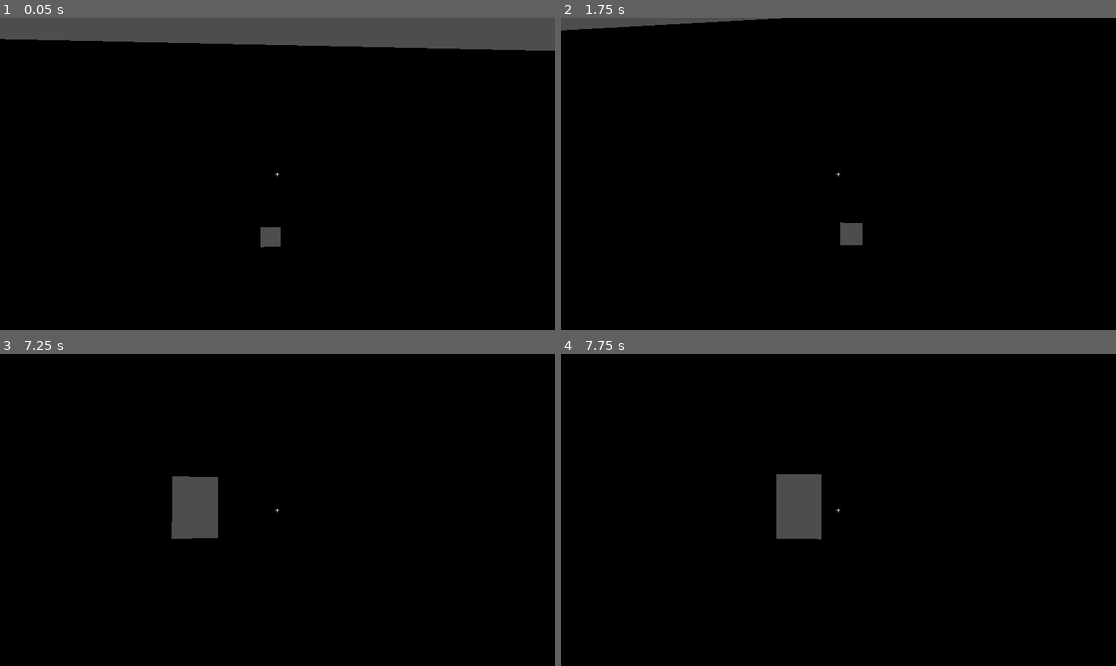
Above: before the commit, frames 1-4 (two rows, left to right).
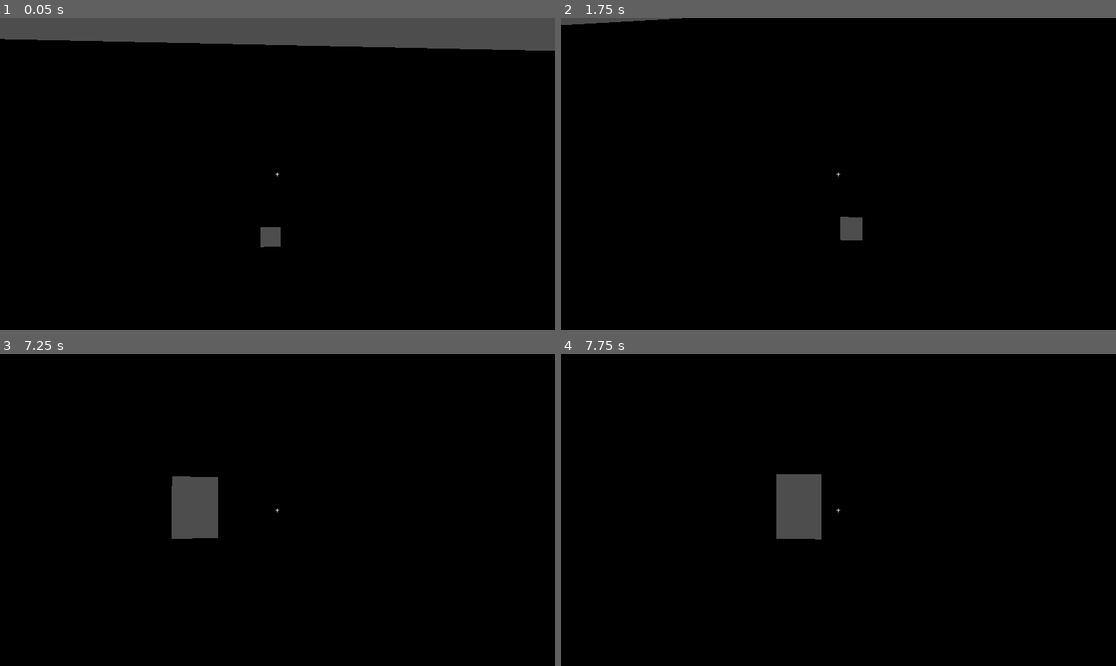
Above: after the commit, the same moments.

Repository: WildcatGameStudios/ScaryHouse
Game: Godot game, scene res://scenes/levels/wash_windows/level.tscn
The game is run twice, just before and just after one commit, with the same random seed, the same clock (stepped at 60 frames per second) and the same inputs. This scene is started directly instead of the project's main scene.
Inputs (mouse positions are in pixels of both pictures, inside the frame that each line leads up to):
- Up to frame 1 (0.05 s): no input
- Up to frame 2 (1.75 s): tap Enter at 0.5 s; move the mouse to (866, 174) at 0.52 s; hold W (move_forward) from 0.53 s (still down); tap E (e) at 0.6 s; tap Space (jump) at 0.77, 1.52 s; right-click (866, 174) at 0.8 s; move the mouse to (810, 174) at 1.27 s; right-click (810, 174) at 1.35 s; click (810, 174) at 1.55 s
- Up to frame 3 (7.25 s): move the mouse to (288, 503) at 2.02 s; click (288, 503) at 2.1 s; tap R (r) at 2.3, 2.85, 5.3, 6.6 s; tap Space (jump) at 2.75, 3.02, 3.77, 4.52, 5, 6.02, 6.77 s; move the mouse to (271, 516) at 2.77 s; tap E (e) at 3.05, 4.35, 6.05 s; tap Enter at 3.5 s; move the mouse to (316, 513) at 3.52 s; tap F (dash) at 3.6 s; right-click (316, 513) at 3.8 s; move the mouse to (233, 506) at 4.27 s; click (233, 506) at 4.55 s; move the mouse to (283, 510) at 5.02 s; right-click (283, 510) at 5.1 s; move the mouse to (255, 503) at 5.77 s; release W (move_forward) at 5.78 s; hold D (move_right) 5.78-6.53 s; click (255, 503) at 5.85 s; move the mouse to (305, 510) at 6.52 s; hold W (move_forward) from 6.53 s (still down); right-click (305, 510) at 6.8 s
- Up to frame 4 (7.75 s): keep holding W (move_forward); tap Enter at 7.25 s; move the mouse to (810, 510) at 7.27 s; tap Shift (run) at 7.35 s; tap Space (jump) at 7.52 s; click (810, 510) at 7.55 s

Frame 1 is identical in both runs. In frame 2, 0.7% of the frame differs, in the area x 0-55%, y 0-73%; in frame 3, less than 0.1%; in frame 4, less than 0.1%.

Commit message:
Projectile Changes for Gun

Diff:
--- a/scenes/levels/wash_windows/level.gd
+++ b/scenes/levels/wash_windows/level.gd
@@ -71,10 +71,7 @@
 		# (This is the end point of the RayCast in world space)
 		target_point = gun_ray_cast.to_global(gun_ray_cast.target_position)
 
-	# Calculate the normalized direction from the muzzle to the target point
 	var shoot_direction: Vector3 = (target_point - start_point).normalized()
-
-	# ---------------------------------
 
 	# 1. Spawn the projectile instance
 	var projectile = PROJECTILE_SCENE.instantiate()
@@ -82,9 +79,12 @@
 
 	# 2. Set position and initial rotation based on the calculated direction
 	projectile.global_transform.origin = start_point
+	var firing_direction: Vector3 = -gun_muzzle.global_transform.basis.z.normalized()
+
+	projectile.setup_movement(firing_direction)
 
 	# LookAt() rotates the projectile to face the target point
-	projectile.look_at(target_point, Vector3.UP, true)
+	projectile.look_at(target_point, Vector3.UP)
 	# 3. Configure the projectile (color and type)
 	var mesh = projectile.get_node("Mesh") as MeshInstance3D
 	var material = mesh.get_material_override() as StandardMaterial3D
--- a/scenes/levels/wash_windows/level.tscn
+++ b/scenes/levels/wash_windows/level.tscn
@@ -44,11 +44,14 @@
 
 [node name="player" parent="." instance=ExtResource("2_obxn0")]
 transform = Transform3D(0.033696, 0, 0.999432, 0, 1, 0, -0.999432, 0, 0.033696, 30, 10.3154, 0)
+up_direction = Vector3(0, 0, -1)
 
 [node name="Gun_RayCast" type="RayCast3D" parent="player"]
+transform = Transform3D(1, 0, 0, 0, 1, 0, 0, 0, 1, -1.19209e-07, -2.19345e-05, -1.90735e-06)
+target_position = Vector3(0, 0, 0)
 
 [node name="Hand_Pivot" type="Node3D" parent="player"]
-transform = Transform3D(1, 0, 0, 0, 1, 0, 0, 0, 1, 0.5, 1.5, -1)
+transform = Transform3D(1, 0, 0, 0, 1, 0, 0, 0, 1, 0.5, 1.5, -0.999996)
 
 [node name="Water_Gun" type="MeshInstance3D" parent="player/Hand_Pivot"]
 mesh = SubResource("BoxMesh_r5fah")
--- a/scenes/levels/wash_windows/projectile.tscn
+++ b/scenes/levels/wash_windows/projectile.tscn
@@ -6,6 +6,7 @@
 size = Vector3(0.2, 0.2, 0.2)
 
 [sub_resource type="StandardMaterial3D" id="StandardMaterial3D_le6o5"]
+albedo_color = Color(0, 0.364706, 0.941176, 1)
 
 [sub_resource type="BoxShape3D" id="BoxShape3D_6ohgj"]
 size = Vector3(0.2, 0.2, 0.2)
--- a/scenes/levels/wash_windows/window.tscn
+++ b/scenes/levels/wash_windows/window.tscn
@@ -31,7 +31,7 @@
 shape = SubResource("BoxShape3D_twhpq")
 
 [node name="Monster_Spawn_Point" type="Node3D" parent="."]
-transform = Transform3D(223.82, 0, 0, 0, 233.108, 0, 0, 0, 2.38159, -2.67885, -3.22229, 1.68014)
+transform = Transform3D(223.82, 0, 0, 0, 233.108, 0, 0, 0, 2.38159, -1.3068, 0.132145, 1.68791)
 
 [node name="Dirt_Particles" type="MeshInstance3D" parent="."]
 transform = Transform3D(0.997031, 0, 0, 0, 1.0787, 0, 0, 0, 0.997031, -1.26377, 0, 1.567)
